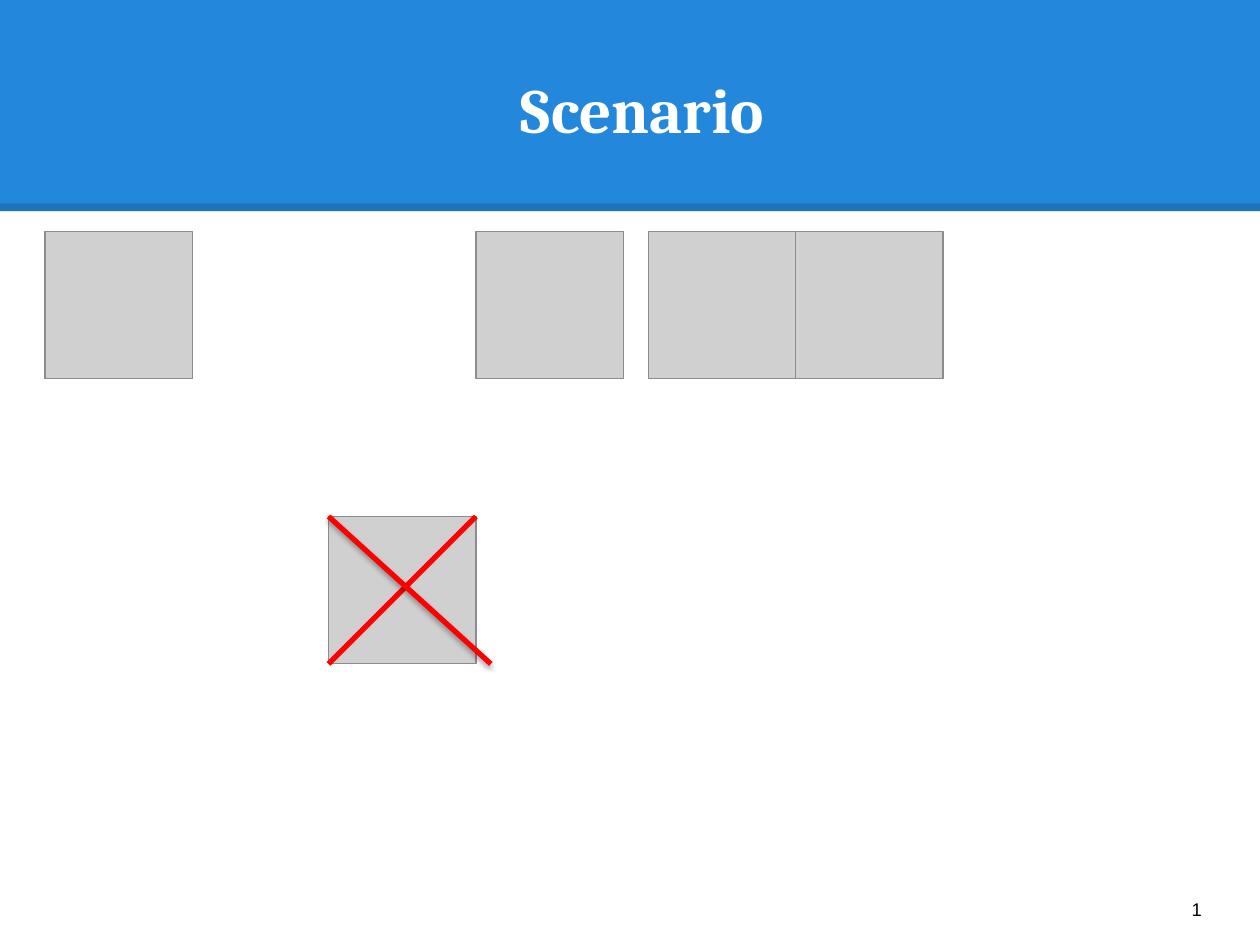
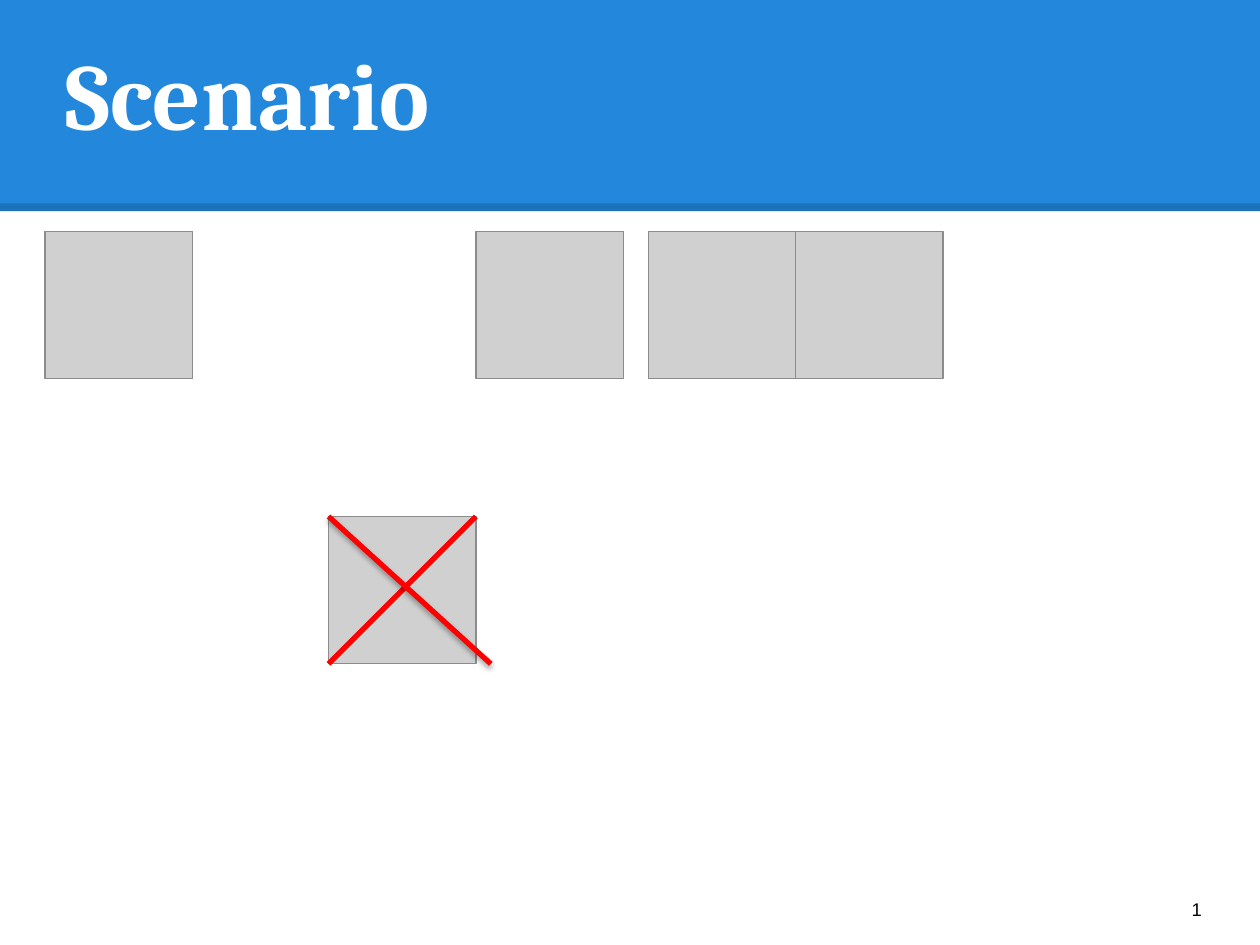
Before and after one commit to hqt/street-router, a slide deck: slide 1 of Document/presentation/bus/search_bus.pptx. Drawn at 1260x945 pixels with LibreOffice and Linux fonts; fonts in the diff are those of the drawing; grey boxes stand for pictures. Boxes give left, top, right and bottom in pixels: in the first picture for what was removed or moved away, otherwise in the second. Text is boxed around its words. In the diff, an @@ line names an element or a change of style, - is before the commit and + after.

```diff
--- a/Document/presentation/bus/search_bus.pptx
+++ b/Document/presentation/bus/search_bus.pptx
@@ title "Scenario": place and size @@
-title "Scenario" at box(521, 89, 764, 134)
+title "Scenario" at box(66, 64, 430, 131)
@@ title "Scenario" at box(66, 64, 430, 131): size 36 to 54 pt @@
```
Also in this commit, not shown: 1 other slide changed, 4 slides removed.
